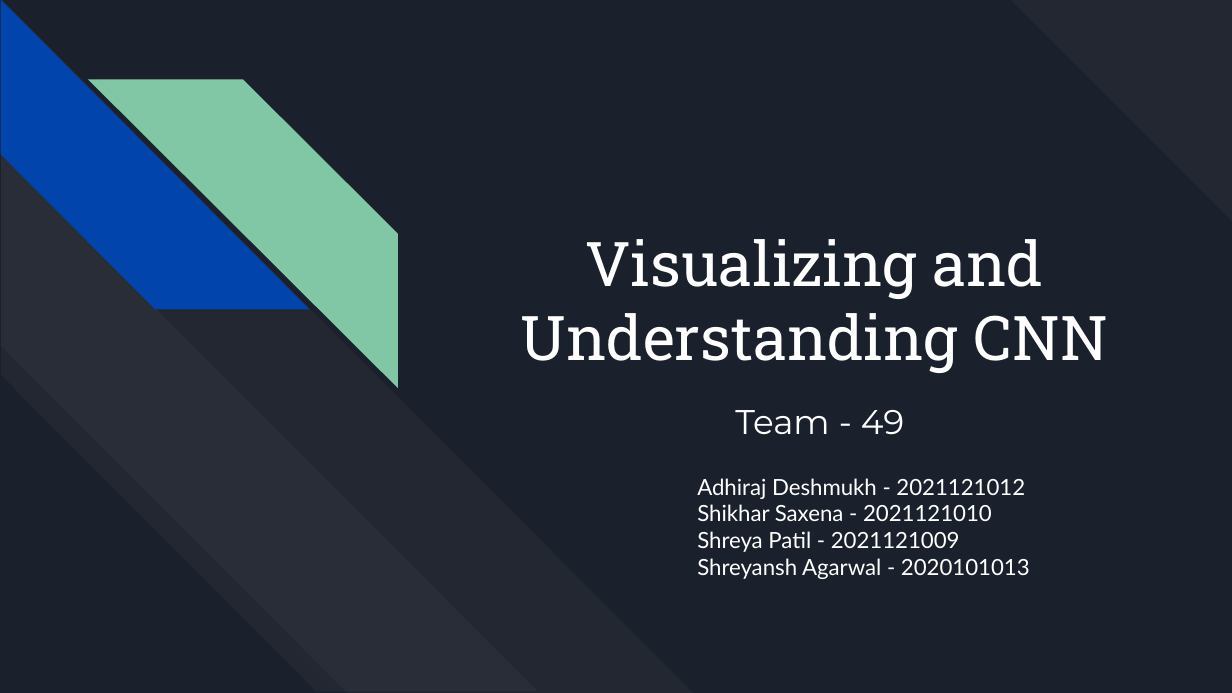
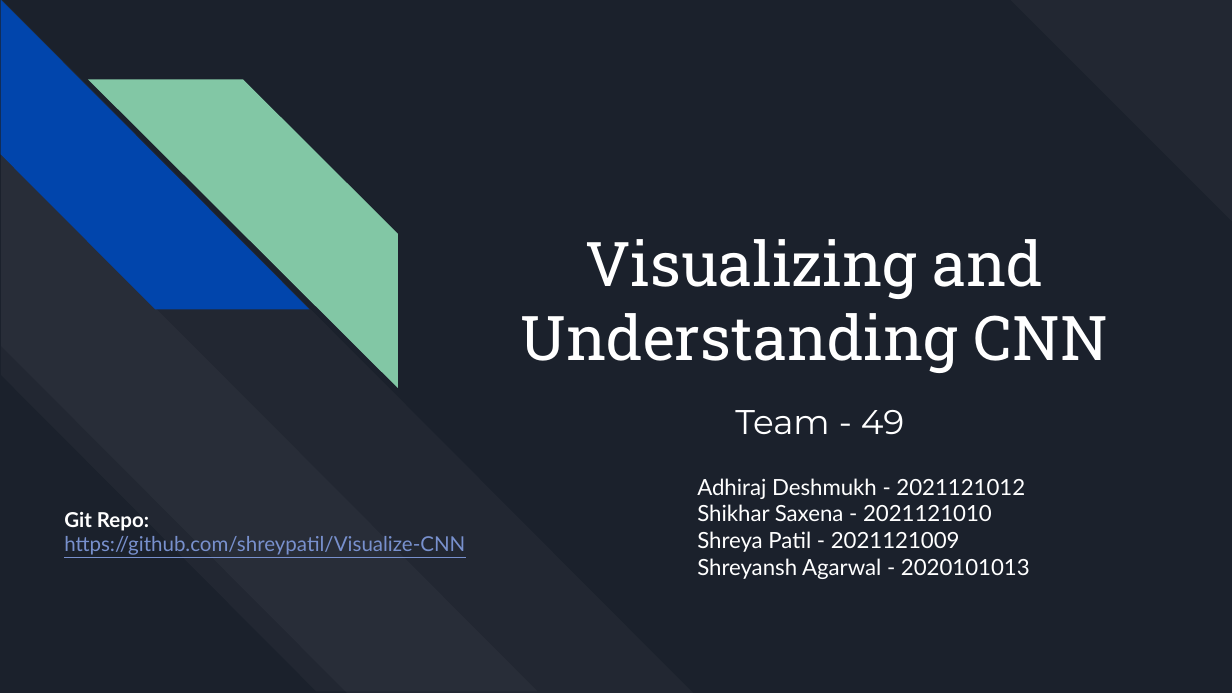
Before and after one commit to shreypatil/Visualize-CNN, a slide deck: slide 1 of docs/SMAI_Final.pptx. Drawn at 1232x693 pixels with LibreOffice and Linux fonts; fonts in the diff are those of the drawing. Boxes give left, top, right and bottom in pixels: in the first picture for what was removed or moved away, otherwise in the second. Text is boxed around its words. In the diff, an @@ line names an element or a change of style, - is before the commit and + after.

```diff
--- a/docs/SMAI_Final.pptx
+++ b/docs/SMAI_Final.pptx
@@ text added at box(64, 512, 465, 555), 12 pt, text #7890CD, underline @@
+Git Repo: https://github.com/shreypatil/Visualize-CNN
```
Also in this commit, not shown: 1 other file.
